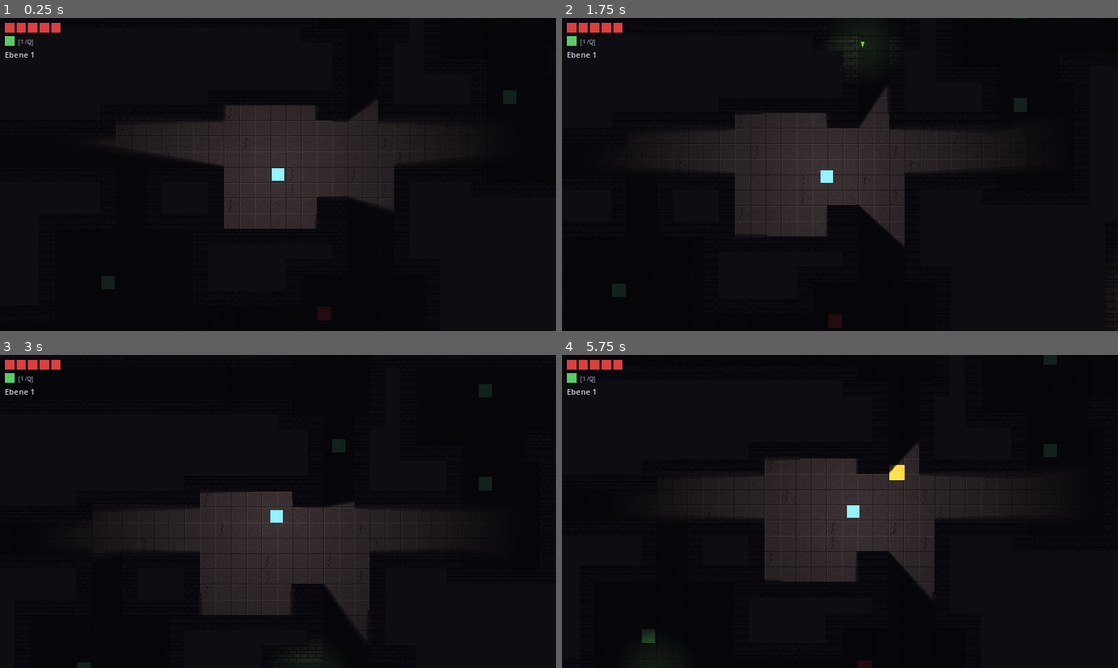
Above: before the commit, frames 1-4 (two rows, left to right).
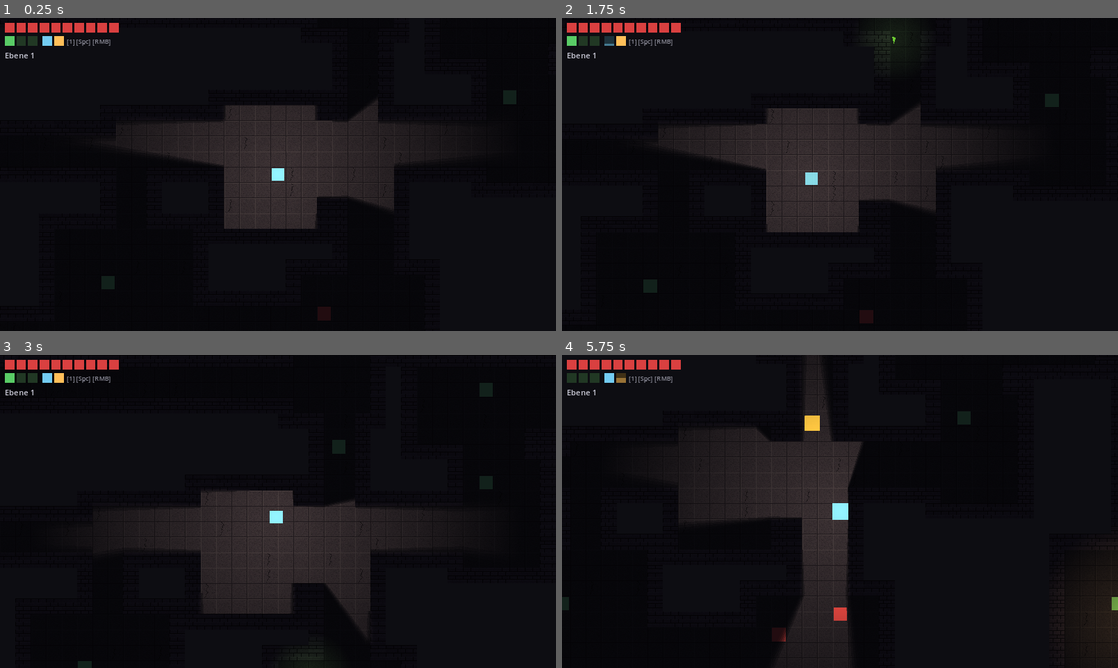
Above: after the commit, the same moments.

Repository: MatthiasM86/crypt-crawl
Game: Godot game, scene res://scenes/levels/generated_level.tscn
The game is run twice, just before and just after one commit, with the same random seed, the same clock (stepped at 60 frames per second) and the same inputs.
Inputs (mouse positions are in pixels of both pictures, inside the frame that each line leads up to):
- Up to frame 1 (0.25 s): no input
- Up to frame 2 (1.75 s): tap Enter at 0.5 s; move the mouse to (962, 158) at 0.52 s; press the mouse at (962, 158) at 0.53 s; tap 1 (potion) at 0.8, 1.35 s; move the mouse to (728, 190) at 1.27 s; release the mouse at (728, 190) at 1.28 s; tap Space (dash, bound only after the commit) at 1.55 s
- Up to frame 3 (3 s): move the mouse to (333, 442) at 2.02 s; hold Space (dash, bound only after the commit) 2.03-2.78 s; click (333, 442) at 2.3 s; move the mouse to (250, 574) at 2.77 s; click (250, 574) at 2.85 s
- Up to frame 4 (5.75 s): tap 1 (potion) at 3.05, 5.3 s; move the mouse to (1006, 558) at 3.52 s; hold 1 (potion) 3.53-4.28 s; tap Space (dash, bound only after the commit) at 3.8, 4.35 s; right-click (1006, 558) at 4.15 s; move the mouse to (673, 464) at 4.27 s; click (673, 464) at 4.55 s; move the mouse to (867, 511) at 5.02 s; press the mouse at (867, 511) at 5.03 s

The runs differ from the first frame. In frame 1, 0.6% of the frame differs, in the area x 1-22%, y 1-13%; in frame 2, 6.2%; in frame 3, 1.3%; in frame 4, 12%, in the area x 0-100%, y 0-100%.

Commit message:
feat: Add potion pickups and enhance player abilities
- Introduced potion pickups that drop from slain enemies, allowing players to gain additional potion charges.
- Updated player stats to include a maximum potion capacity and healing values.
- Implemented dash and slam abilities with cooldowns, enhancing player mobility and attack options.
- Modified HUD to display cooldowns for dash and slam abilities alongside potion charges.
- Adjusted enemy damage handling to account for knockback effects from the new slam ability.
- Enhanced level transition logic to carry over potion charges between floors.

Diff:
--- a/autoloads/game_manager.gd
+++ b/autoloads/game_manager.gd
@@ -7,11 +7,13 @@
 
 var floor_num := 1
 var carry_hp := -1
+var carry_potions := 1
 
 
-func next_floor(current_hp: int) -> void:
+func next_floor(current_hp: int, current_potions: int) -> void:
 	floor_num += 1
 	carry_hp = current_hp
+	carry_potions = current_potions
 	# Deferred: callers include Area2D physics callbacks, where changing the
 	# scene mid-flush is an error.
 	get_tree().reload_current_scene.call_deferred()
@@ -20,5 +22,6 @@
 func player_died() -> void:
 	floor_num = 1
 	carry_hp = -1
+	carry_potions = 1
 	await get_tree().create_timer(RESTART_DELAY).timeout
 	get_tree().reload_current_scene()
--- a/project.godot
+++ b/project.godot
@@ -38,6 +38,17 @@
 , Object(InputEventKey,"resource_local_to_scene":false,"resource_name":"","device":-1,"window_id":0,"alt_pressed":false …(183 unchanged characters)…
 ]
 }
+dash={
+"deadzone": 0.2,
+"events": [Object(InputEventKey,"resource_local_to_scene":false,"resource_name":"","device":-1,"window_id":0,"alt_pressed":false,"shift_pressed":false,"ctrl_pressed":false,"meta_pressed":false,"pressed":false,"keycode":0,"physical_keycode":32,"key_label":0,"unicode":32,"location":0,"echo":false,"script":null)
+, Object(InputEventKey,"resource_local_to_scene":false,"resource_name":"","device":-1,"window_id":0,"alt_pressed":false,"shift_pressed":false,"ctrl_pressed":false,"meta_pressed":false,"pressed":false,"keycode":0,"physical_keycode":4194325,"key_label":0,"unicode":0,"location":0,"echo":false,"script":null)
+]
+}
+skill={
+"deadzone": 0.2,
+"events": [Object(InputEventMouseButton,"resource_local_to_scene":false,"resource_name":"","device":0,"window_id":0,"alt_pressed":false,"shift_pressed":false,"ctrl_pressed":false,"meta_pressed":false,"button_mask":0,"position":Vector2(0, 0),"global_position":Vector2(0, 0),"factor":1.0,"button_index":2,"canceled":false,"pressed":false,"double_click":false,"script":null)
+]
+}
 
 [layer_names]
 
--- a/scenes/enemies/enemy.gd
+++ b/scenes/enemies/enemy.gd
@@ -14,6 +14,8 @@
 const TELEGRAPH_SCALE := 1.15                    # ...and grows to this
 const LUNGE_SPEED := 240.0                       # melee forward pop on strike
 const WORLD_MASK := 1                            # LOS ray: walls/pillar only
+const POTION_DROP_CHANCE := 0.22
+const PICKUP_SCENE := preload("res://scenes/pickups/potion_pickup.tscn")
 # ------------------------------------------------------------------------------
 
 # --- Archetype dials (variants override these in their .tscn) -----------------
@@ -175,11 +177,11 @@
 	return _player != null and is_instance_valid(_player) and not _player.get("dead")
 
 
-func take_damage(amount: int, source_position: Vector2) -> void:
+func take_damage(amount: int, source_position: Vector2, knockback_scale := 1.0) -> void:
 	if dead:
 		return
 	hp -= amount
-	_knockback = (global_position - source_position).normalized() * KNOCKBACK_SPEED
+	_knockback = (global_position - source_position).normalized() * KNOCKBACK_SPEED * knockback_scale
 	_play_flash()
 	if ai_enabled and state == State.IDLE and _player_alive():
 		state = State.CHASE  # hit from cover -> wake up
@@ -198,6 +200,10 @@
 func _die() -> void:
 	dead = true
 	_cancel_attack()
+	if randf() < POTION_DROP_CHANCE:
+		var drop := PICKUP_SCENE.instantiate()
+		drop.position = global_position  # before add_child: level sits at origin
+		get_parent().add_child(drop)
 	# Stop blocking movement/clicks immediately; can't free shapes mid-physics.
 	$CollisionShape2D.set_deferred("disabled", true)
 	$ClickArea/ClickShape.set_deferred("disabled", true)
--- a/scenes/levels/stairs.gd
+++ b/scenes/levels/stairs.gd
@@ -13,4 +13,4 @@
 	if _used or body.get("dead"):
 		return
 	_used = true
-	GameManager.next_floor(body.hp)
+	GameManager.next_floor(body.hp, body.potion_charges)
--- /dev/null
+++ b/scenes/pickups/potion_pickup.gd
@@ -0,0 +1,23 @@
+extends Area2D
+## Health potion drop (from slain enemies). Walk over it to gain a belt
+## charge via the duck-typed add_potion() -> bool; stays on the ground if
+## the belt is full.
+
+
+func _ready() -> void:
+	add_to_group("pickups")
+	body_entered.connect(_on_body_entered)
+	# Deferred: spawners may position us after add_child; capturing
+	# position.y in the same frame would bob around the wrong spot.
+	_start_bob.call_deferred()
+
+
+func _start_bob() -> void:
+	var t := create_tween().set_loops()
+	t.tween_property(self, "position:y", position.y - 3.0, 0.6).set_trans(Tween.TRANS_SINE)
+	t.tween_property(self, "position:y", position.y + 3.0, 0.6).set_trans(Tween.TRANS_SINE)
+
+
+func _on_body_entered(body: Node2D) -> void:
+	if body.has_method("add_potion") and body.add_potion():
+		queue_free()
--- /dev/null
+++ b/scenes/pickups/potion_pickup.tscn
@@ -0,0 +1,30 @@
+[gd_scene format=3]
+
+[ext_resource type="Script" path="res://scenes/pickups/potion_pickup.gd" id="1_pickup"]
+[ext_resource type="GradientTexture2D" path="res://assets/textures/radial_light.tres" id="2_light"]
+
+[sub_resource type="CircleShape2D" id="CircleShape2D_grab"]
+radius = 12.0
+
+[node name="PotionPickup" type="Area2D"]
+collision_layer = 0
+collision_mask = 2
+monitorable = false
+script = ExtResource("1_pickup")
+
+[node name="Body" type="Polygon2D" parent="."]
+color = Color(0.8, 0.2, 0.25, 1)
+polygon = PackedVector2Array(-5, -2, 5, -2, 5, 8, -5, 8)
+
+[node name="Neck" type="Polygon2D" parent="."]
+color = Color(0.55, 0.6, 0.65, 1)
+polygon = PackedVector2Array(-2, -8, 2, -8, 2, -2, -2, -2)
+
+[node name="CollisionShape2D" type="CollisionShape2D" parent="."]
+shape = SubResource("CircleShape2D_grab")
+
+[node name="Glow" type="PointLight2D" parent="."]
+color = Color(1, 0.35, 0.35, 1)
+energy = 0.55
+texture = ExtResource("2_light")
+texture_scale = 0.25
--- a/scenes/player/hud.gd
+++ b/scenes/player/hud.gd
@@ -1,8 +1,8 @@
 extends Control
-## Minimal run HUD: HP squares, potion charge, floor number. Lives on a
-## CanvasLayer under the Player scene so it exists in every level and is
-## unaffected by the CanvasModulate darkness. mouse_filter must stay IGNORE
-## (Controls otherwise eat the click-to-move input).
+## Minimal run HUD: HP squares, potion charge, dash/skill cooldowns, floor
+## number. Lives on a CanvasLayer under the Player scene so it exists in
+## every level and is unaffected by the CanvasModulate darkness.
+## mouse_filter must stay IGNORE (Controls otherwise eat click-to-move).
 
 @onready var _player: Node = get_parent().get_parent()
 
@@ -17,9 +17,26 @@
 	for i in max_hp:
 		var color := Color(0.85, 0.25, 0.25) if i < hp else Color(0.22, 0.1, 0.1)
 		draw_rect(Rect2(10 + i * 24, 10, 20, 20), color)
-	var potion_color := Color(0.35, 0.8, 0.4) if _player.potion_charges > 0 else Color(0.13, 0.22, 0.14)
-	draw_rect(Rect2(10, 38, 20, 20), potion_color)
-	draw_string(ThemeDB.fallback_font, Vector2(38, 54), "[1/Q]",
+	# Ability row: potion belt [1/Q], dash [Space/Shift], slam [RMB]
+	for i in _player.POTION_MAX:
+		var potion_color := Color(0.35, 0.8, 0.4) if i < _player.potion_charges else Color(0.13, 0.22, 0.14)
+		draw_rect(Rect2(10 + i * 24, 38, 20, 20), potion_color)
+	_draw_cooldown_square(Vector2(88, 38), Color(0.45, 0.8, 0.95),
+			_player.dash_cooldown_left, _player.DASH_COOLDOWN)
+	_draw_cooldown_square(Vector2(112, 38), Color(1.0, 0.75, 0.35),
+			_player.skill_cooldown_left, _player.SLAM_COOLDOWN)
+	draw_string(ThemeDB.fallback_font, Vector2(138, 54), "[1] [Spc] [RMB]",
 			HORIZONTAL_ALIGNMENT_LEFT, -1, 13, Color(0.55, 0.55, 0.6))
-	draw_string(ThemeDB.fallback_font, Vector2(10, 82), "Ebene %d" % GameManager.floor_num,
+	draw_string(ThemeDB.fallback_font, Vector2(10, 84), "Ebene %d" % GameManager.floor_num,
 			HORIZONTAL_ALIGNMENT_LEFT, -1, 16, Color(0.8, 0.8, 0.85))
+
+
+func _draw_cooldown_square(pos: Vector2, ready_color: Color, left: float, total: float) -> void:
+	if left <= 0.0:
+		draw_rect(Rect2(pos, Vector2(20, 20)), ready_color)
+		return
+	draw_rect(Rect2(pos, Vector2(20, 20)), ready_color.darkened(0.75))
+	# refill bar grows bottom-up as the cooldown runs out
+	var frac := 1.0 - left / total
+	var h := 20.0 * frac
+	draw_rect(Rect2(pos + Vector2(0, 20.0 - h), Vector2(20, h)), ready_color.darkened(0.4))
--- a/scenes/player/player.gd
+++ b/scenes/player/player.gd
@@ -14,8 +14,19 @@
 const ATTACK_DAMAGE := 1
 const HIT_TRAUMA := 0.22
 const KILL_TRAUMA := 0.35
-const MAX_HP := 5
-const POTION_HEAL := 3           # one refill per floor (see GameManager)
+const MAX_HP := 10
+const POTION_HEAL := 5
+const POTION_MAX := 3            # belt size; drops beyond this stay lying
+const DASH_SPEED := 950.0        # toward cursor; ~140 px per dash
+const DASH_TIME := 0.15
+const DASH_COOLDOWN := 0.8
+const SLAM_WINDUP := 0.2         # right-click AoE: commit before the boom
+const SLAM_RECOVER := 0.25
+const SLAM_COOLDOWN := 3.0
+const SLAM_DAMAGE := 2
+const SLAM_RADIUS := 90.0
+const SLAM_KNOCKBACK := 2.2      # multiplier on the enemies' base knockback
+const SLAM_TRAUMA := 0.5
 const HURT_TRAUMA := 0.45        # taking a hit out-shakes dealing one
 const INVULN_TIME := 0.6         # i-frames: 3 converging melees can't stunlock
 const FLASH_TIME := 0.15
@@ -25,14 +36,22 @@
 
 const CLICKABLE_MASK := 32  # physics layer 6 "clickable" (enemy ClickAreas)
 
-enum State { IDLE, MOVE, ATTACK }
+enum State { IDLE, MOVE, ATTACK, DASH, SLAM }
 
 var state := State.IDLE
 var attack_target: Node2D = null
 var hp: int
 var potion_charges := 1
 var dead := false
+var dash_cooldown_left := 0.0    # public: HUD reads these
+var skill_cooldown_left := 0.0
 var _click_held := false
+var _dash_requested := false
+var _skill_requested := false
+var _dash_dir := Vector2.ZERO
+var _dash_time_left := 0.0
+var _slam_time := 0.0
+var _slam_struck := false
 var _cooldown_left := 0.0
 var _attack_time := 0.0
 var _struck := false
@@ -49,8 +68,20 @@
 
 
 func _ready() -> void:
-	# HP carries across floor transitions; -1 marks a fresh run.
-	hp = GameManager.carry_hp if GameManager.carry_hp > 0 else MAX_HP
+	# HP and potion belt carry across floor transitions; -1 marks a fresh run.
+	if GameManager.carry_hp > 0:
+		hp = GameManager.carry_hp
+		potion_charges = GameManager.carry_potions
+	else:
+		hp = MAX_HP
+		potion_charges = 1
+
+
+func add_potion() -> bool:
+	if potion_charges >= POTION_MAX:
+		return false
+	potion_charges += 1
+	return true
 
 
 func _unhandled_input(event: InputEvent) -> void:
@@ -61,6 +92,10 @@
 		_click_held = false
 	elif event.is_action_pressed("potion"):
 		_drink_potion()
+	elif event.is_action_pressed("dash"):
+		_dash_requested = true
+	elif event.is_action_pressed("skill"):
+		_skill_requested = true
 
 
 func _physics_process(delta: float) -> void:
@@ -68,13 +103,108 @@
 		return
 	_invuln_left = maxf(_invuln_left - delta, 0.0)
 	_cooldown_left = maxf(_cooldown_left - delta, 0.0)
+	dash_cooldown_left = maxf(dash_cooldown_left - delta, 0.0)
+	skill_cooldown_left = maxf(skill_cooldown_left - delta, 0.0)
 	_validate_target()
-	if _click_held and state != State.ATTACK:
+	if _dash_requested:
+		_dash_requested = false
+		_try_dash()
+	if _skill_requested:
+		_skill_requested = false
+		_try_slam()
+	if _click_held and state != State.ATTACK and state != State.SLAM:
 		_apply_click_intent()
-	if state == State.ATTACK:
+	if state == State.DASH:
+		_tick_dash(delta)
+	elif state == State.SLAM:
+		_tick_slam(delta)
+	elif state == State.ATTACK:
 		_tick_attack(delta)
 	else:
 		_tick_movement()
+
+
+func _try_dash() -> void:
+	# Dash cancels windups/slams (responsiveness is the point) and grants
+	# i-frames; collision mask drops to world-only so you dash THROUGH enemies.
+	if dead or dash_cooldown_left > 0.0 or state == State.DASH:
+		return
+	var dir := get_global_mouse_position() - global_position
+	if dir.length() < 4.0:
+		dir = Vector2.RIGHT.rotated(_pivot.rotation)
+	_dash_dir = dir.normalized()
+	state = State.DASH
+	_dash_time_left = DASH_TIME
+	dash_cooldown_left = DASH_COOLDOWN
+	_invuln_left = maxf(_invuln_left, DASH_TIME + 0.05)
+	collision_mask = 1
+	_weapon.visible = false
+	_visual.modulate.a = 0.55
+	var t := create_tween()
+	t.tween_property(_visual, "modulate:a", 1.0, DASH_TIME + 0.1)
+
+
+func _tick_dash(delta: float) -> void:
+	velocity = _dash_dir * DASH_SPEED
+	move_and_slide()
+	_dash_time_left -= delta
+	if _dash_time_left <= 0.0:
+		state = State.IDLE
+		velocity = Vector2.ZERO
+		collision_mask = 5
+
+
+func _try_slam() -> void:
+	if dead or skill_cooldown_left > 0.0 or state == State.DASH or state == State.SLAM:
+		return
+	skill_cooldown_left = SLAM_COOLDOWN
+	state = State.SLAM
+	_slam_time = 0.0
+	_slam_struck = false
+	velocity = Vector2.ZERO
+	_weapon.visible = false
+	var t := create_tween()
+	t.tween_property(_visual, "scale", Vector2(1.3, 1.3), SLAM_WINDUP)
+
+
+func _tick_slam(delta: float) -> void:
+	_slam_time += delta
+	if not _slam_struck and _slam_time >= SLAM_WINDUP:
+		_slam_struck = true
+		_do_slam()
+	if _slam_time >= SLAM_WINDUP + SLAM_RECOVER:
+		state = State.IDLE
+
+
+func _do_slam() -> void:
+	_visual.scale = Vector2.ONE
+	_camera.add_trauma(SLAM_TRAUMA)
+	_spawn_slam_ring()
+	var shape := CircleShape2D.new()
+	shape.radius = SLAM_RADIUS
+	var params := PhysicsShapeQueryParameters2D.new()
+	params.shape = shape
+	params.transform = Transform2D(0.0, global_position)
+	params.collision_mask = 4
+	for hit in get_world_2d().direct_space_state.intersect_shape(params, 16):
+		var body: Node = hit.collider
+		if body.has_method("take_damage") and not body.get("dead"):
+			body.take_damage(SLAM_DAMAGE, global_position, SLAM_KNOCKBACK)
+
+
+func _spawn_slam_ring() -> void:
+	var ring := Line2D.new()
+	ring.width = 6.0
+	ring.default_color = Color(1, 0.9, 0.6, 0.9)
+	var points := PackedVector2Array()
+	for i in 33:
+		points.append(Vector2.from_angle(TAU * i / 32.0) * SLAM_RADIUS)
+	ring.points = points
+	add_child(ring)
+	var t := ring.create_tween().set_parallel()
+	t.tween_property(ring, "scale", Vector2(1.25, 1.25), 0.25)
+	t.tween_property(ring, "modulate:a", 0.0, 0.25)
+	t.chain().tween_callback(ring.queue_free)
 
 
 func _validate_target() -> void:
Not shown, added: scenes/pickups/potion_pickup.gd.uid
Not shown, added: firebase-debug.log
